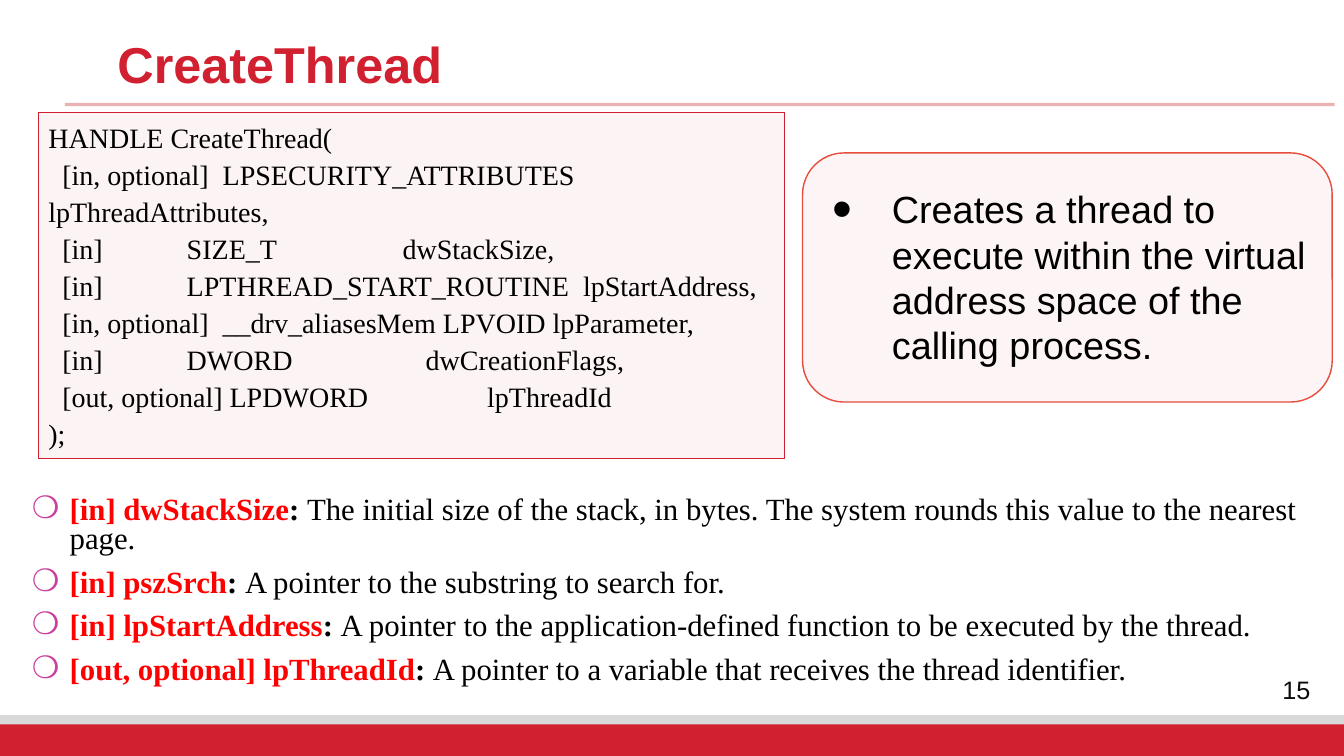
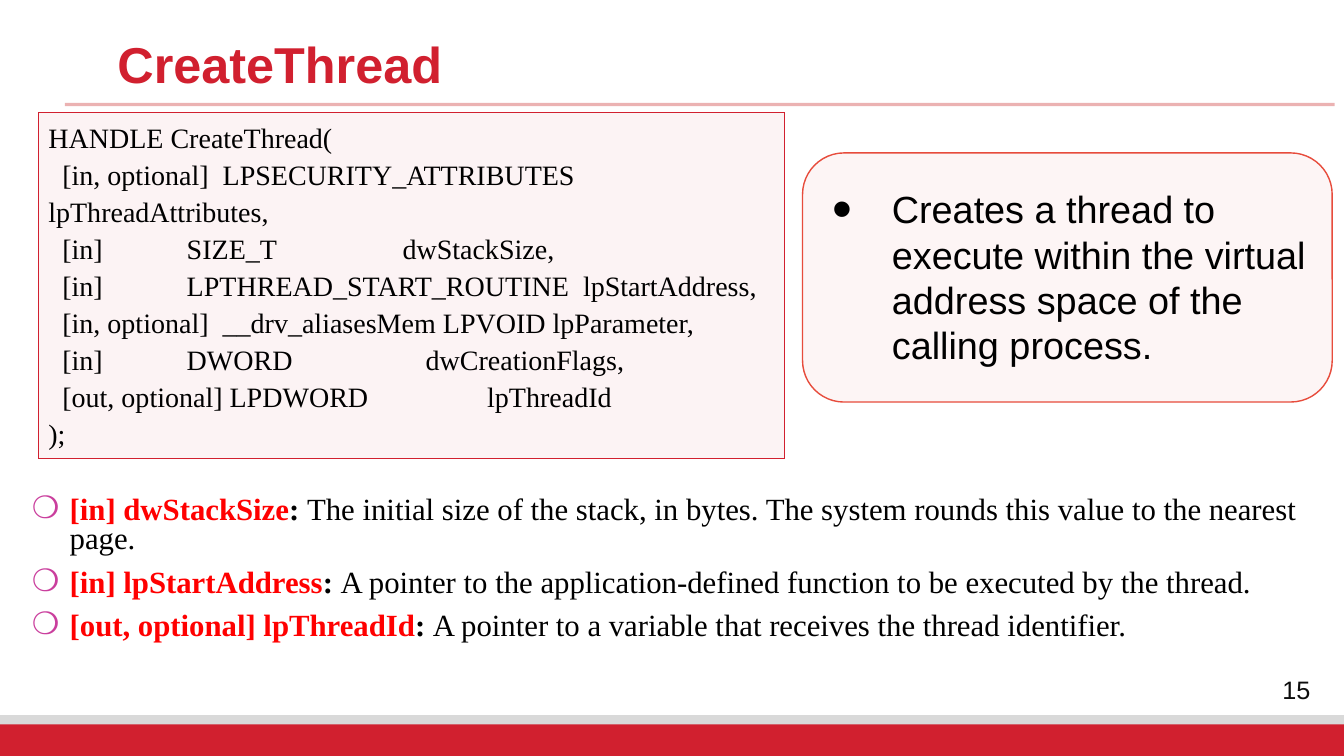
Before and after one commit to fangtian-zhong/fangtian-zhong.github.io, a slide deck: slide 15 of assets/slides/CSCI_591_Malicious_Code_Analysis_10.pptx. Drawn at 1344x756 pixels with LibreOffice and Linux fonts; fonts in the diff are those of the drawing; background and template pictures are left out. Boxes give left, top, right and bottom in pixels: in the first picture for what was removed or moved away, otherwise in the second. Text is boxed around its words. In the diff, an @@ line names an element or a change of style, - is before the commit and + after.

```diff
--- a/assets/slides/CSCI_591_Malicious_Code_Analysis_10.pptx
+++ b/assets/slides/CSCI_591_Malicious_Code_Analysis_10.pptx
@@ text at (70,571,725,599): paragraph removed @@
-❍ [in] pszSrch: A pointer to the substring to search for.
```
Also in this commit, not shown: 10 other slides changed, 1 slide added, 1 slide removed.
